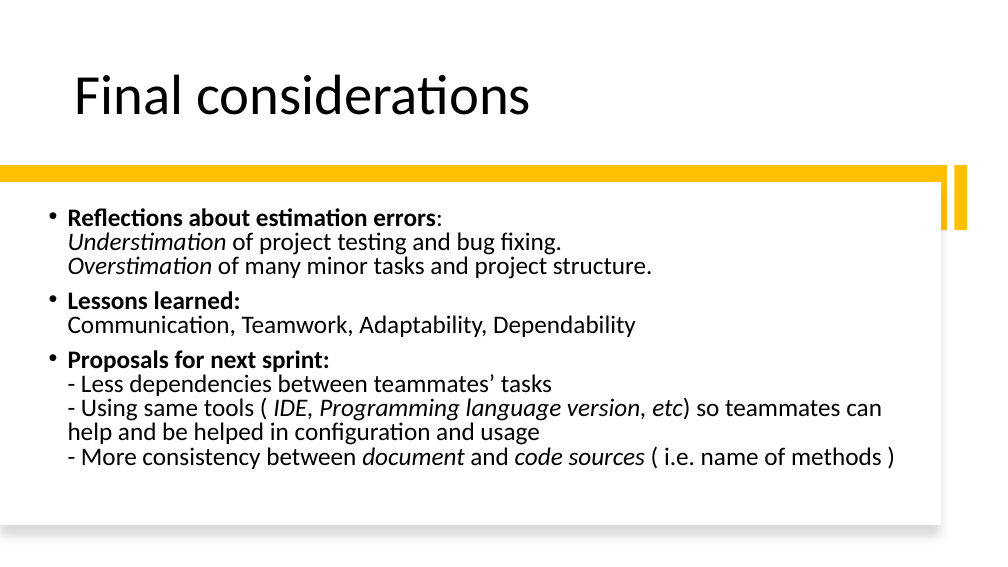
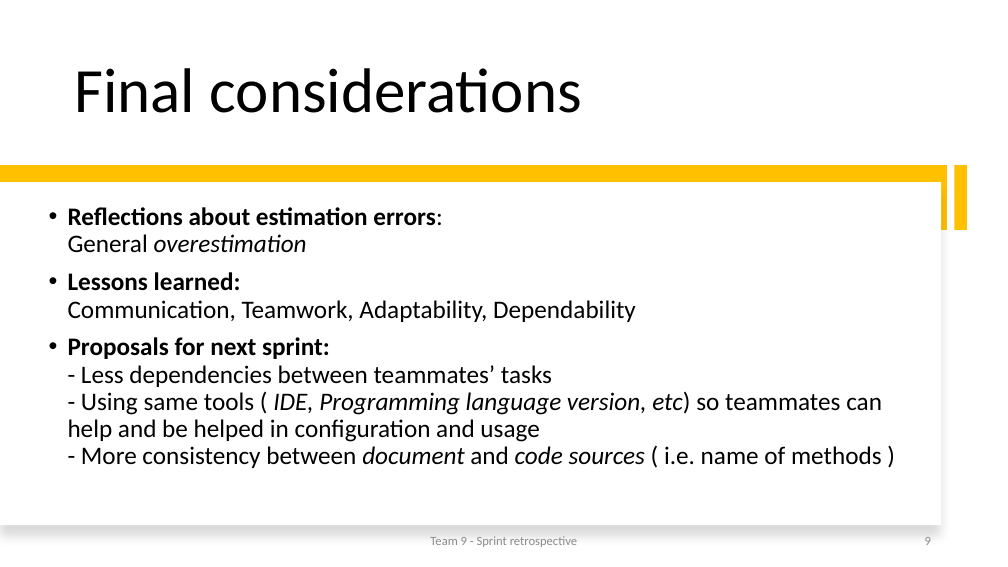
Before and after one commit to MicheleCarb/OfficeQueueManagement, a slide deck: slide 9 of Presentazione_SW2.pptx (slide 7 before the commit). Drawn at 1008x567 pixels with LibreOffice and Linux fonts; fonts in the diff are those of the drawing. Boxes give left, top, right and bottom in pixels: in the first picture for what was removed or moved away, otherwise in the second. Text is boxed around its words. In the diff, an @@ line names an element or a change of style, - is before the commit and + after.

```diff
--- a/Presentazione_SW2.pptx
+++ b/Presentazione_SW2.pptx
@@ text "Final considerations" at <box>74,68,582,113</box>: size 54 to 60 pt; less space between paragraphs @@
@@ text at <box>68,207,442,252</box>: text changed; bold on @@
-• Reflections about estimation errors:
-  Understimation of project testing and bug fixing.
-  Overstimation of many minor tasks and project structure.
+• Reflections about estimation errors:
+  General overestimation
@@ text at <box>68,272,882,468</box>: line spacing 0.8 to 0.9 @@
@@ text added at <box>430,536,577,547</box>, 12 pt, text #8C8C8C @@
+Team 9 - Sprint retrospective
@@ page number added at <box>925,537,931,545</box>, 12 pt, text #8C8C8C @@
+9
```
Also in this commit, not shown: 6 other slides changed, 5 slides added, 1 slide removed.
